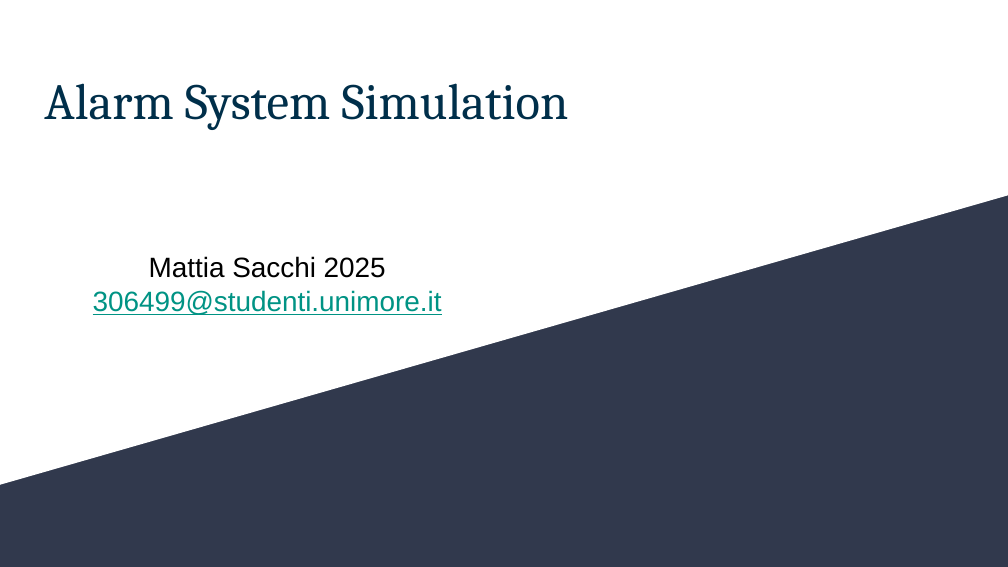
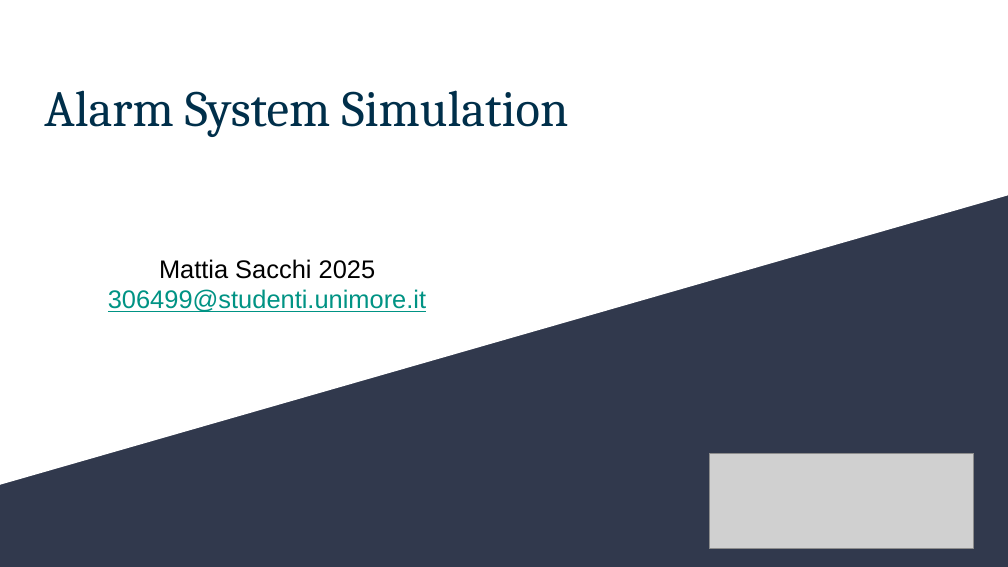
Before and after one commit to Mattia-Sacchi/AlarmSystem-CoAP, a slide deck: slide 1 of Docs/IIoT Impress.odp. Drawn at 1008x567 pixels with LibreOffice and Linux fonts; fonts in the diff are those of the drawing; grey boxes stand for pictures. Boxes give left, top, right and bottom in pixels: in the first picture for what was removed or moved away, otherwise in the second. Text is boxed around its words. In the diff, an @@ line names an element or a change of style, - is before the commit and + after.

```diff
--- a/Docs/IIoT Impress.odp
+++ b/Docs/IIoT Impress.odp
@@ title "Alarm System Simulation" at (44,90,569,137): line spacing 0.9 to 1 @@
@@ text "Mattia Sacchi 2025 306499@studenti.unimore.it" at (108,259,426,312): size 22 to 20 pt @@
@@ picture added at (709,454,973,549) @@
```
Also in this commit, not shown: 4 other slides changed, 1 slide added, 13 other files.
